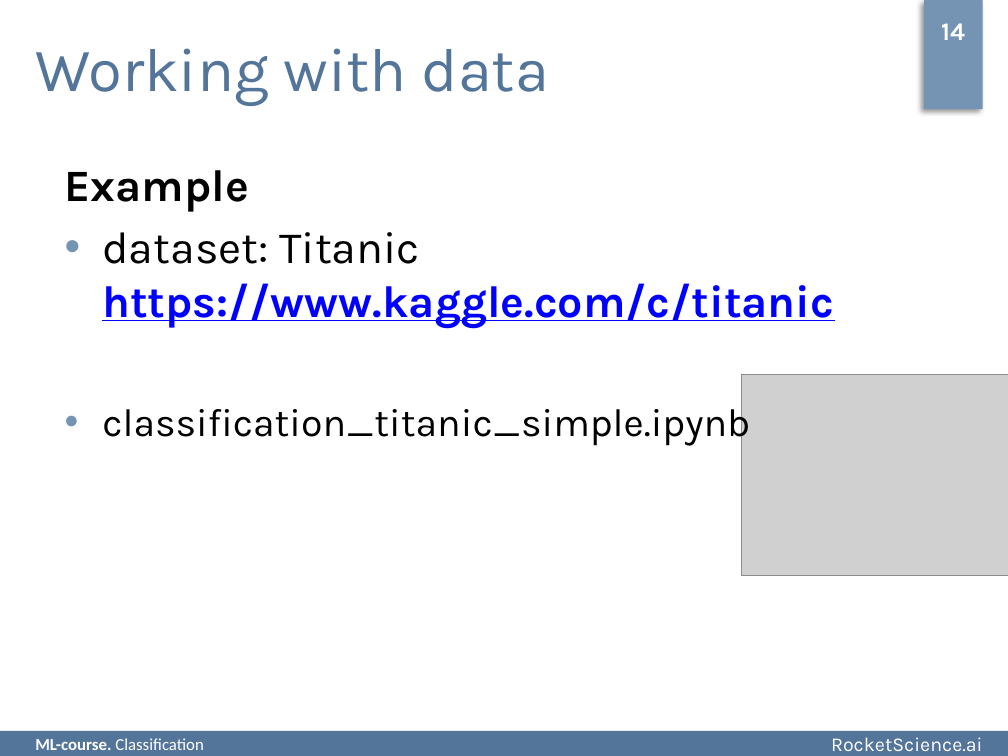
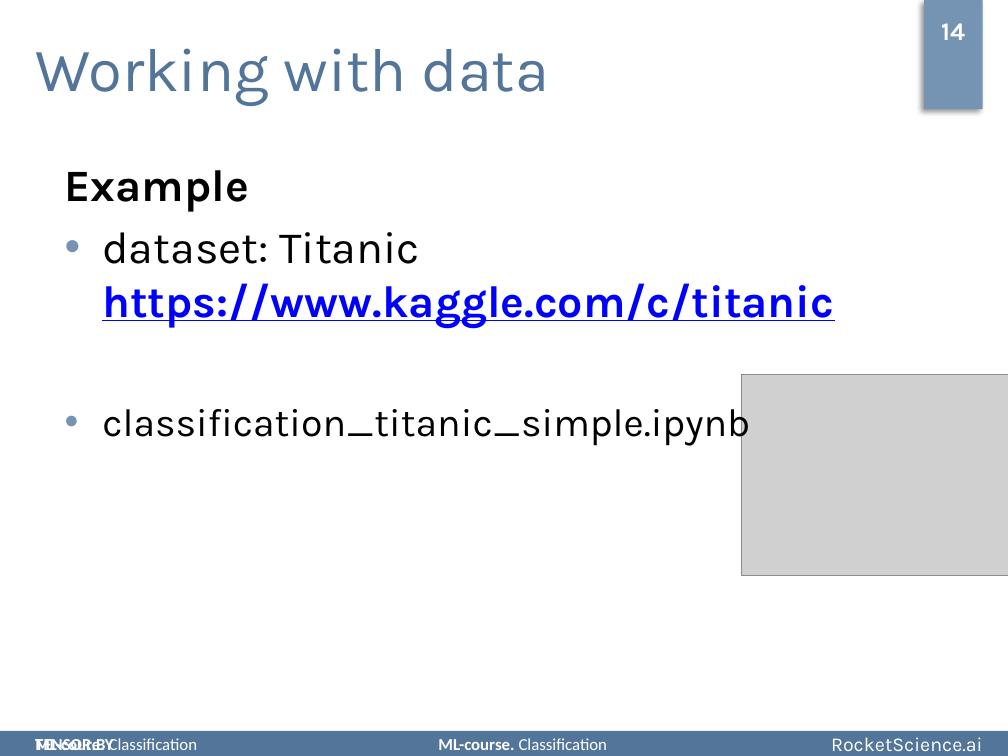
Before and after one commit to rjaffk/tensorby, a slide deck: slide 14 of lecture_classification/presentation/lecture_classification.pptx. Drawn at 1008x756 pixels with LibreOffice and Linux fonts; fonts in the diff are those of the drawing; grey boxes stand for pictures; background and template pictures are left out. Boxes give left, top, right and bottom in pixels: in the first picture for what was removed or moved away, otherwise in the second. Text is boxed around its words. In the diff, an @@ line names an element or a change of style, - is before the commit and + after.

```diff
--- a/lecture_classification/presentation/lecture_classification.pptx
+++ b/lecture_classification/presentation/lecture_classification.pptx
@@ text at [35,738,197,750]: text changed @@
-ML-course. Classification
+ML-coure. Classification
@@ text added at [35,738,607,750], 12 pt, text #FFFFFF, bold @@
+TENSOR.BY ML-course. Classification
```
Also in this commit, not shown: 24 other slides changed, 3 other files.
